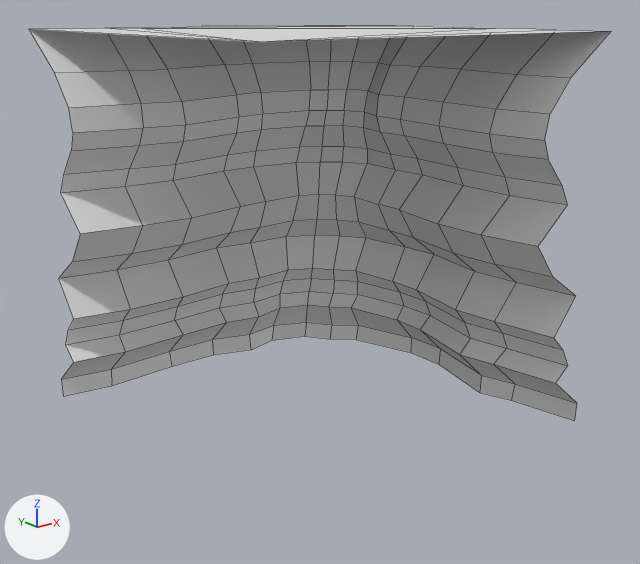
A saved change to the FBX model Assets/Models/TileSets/Tileset 2/corner2.fbx.
Rendered twice from a 50 mm lens placed at (-1.378, -1.756, 0.56), pointed at (-0.008, -0.043, -0.125). Arrows for +X, +Y and +Z are at lower left; the lights stay in place. Mesh edges are drawn as thin lines. Where no turn or scale is listed for an object, it has been applied to the vertices.

The first picture shows 'corner2'.
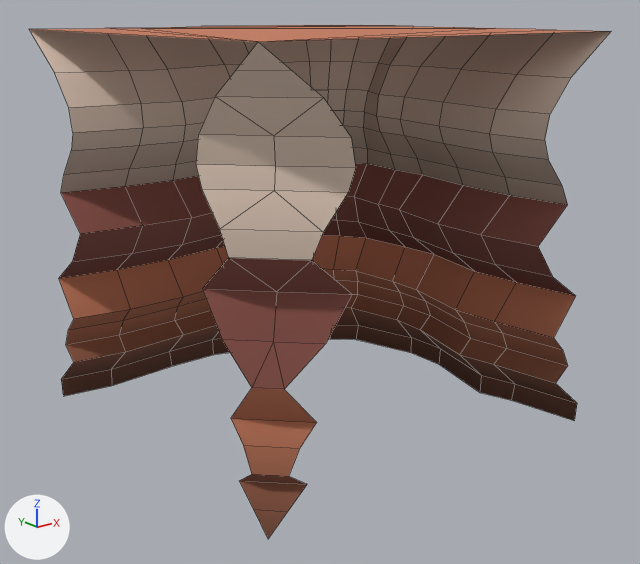
Diff of the bpy script that builds the scene:
```diff
--- a/Assets/Models/TileSets/Tileset 2/corner2.fbx.py
+++ b/Assets/Models/TileSets/Tileset 2/corner2.fbx.py
@@ img_palette_1_day_night_png @@
+img_palette_1_day_night_png = load_image('palette_1_day-night.png', '../../../Textures/palette_1_day-night.png', 128, 128, 'sRGB')
@@ mat_scene @@
+mat_scene = principled_material('Scene')
+mat_scene.texture = img_palette_1_day_night_png
+mat_scene.roughness = 1.0
@@ me_tilesmesa_042 @@
 # used by ob_corner2; location = (0.0, 0.0, 0.0)
-me_tilesmesa_042.from_pydata(...)  # 225 vertices, 208 faces; spans x -0.504..0.5, y -0.5..0.504, z -0.5..0.5
+me_tilesmesa_042.from_pydata(...)  # 262 vertices, 235 faces; spans x -0.504..0.5, y -0.5..0.504, z -0.5..0.5
+# me_tilesmesa_042 part 1: a new loose piece of 37 vertices spanning x -0.504..-0.287, y -0.5..-0.283, z -0.45..0.5, in mat_scene (picture img_palette_1_day_night_png)
+# me_tilesmesa_042 part 2: 208 faces spanning x -0.504..0.5, y -0.5..0.504, z -0.5..0.5 switch from mat_default_obj (white #e7e7e7) to mat_scene (picture img_palette_1_day_night_png)
```

Pixel boxes (x1, y1, x2, y2) of what changed, in the pictures (640 x 564 px):
'corner2', reshaped (30% taller): before (29, 25, 611, 421); after (29, 25, 611, 539)
part 1 of me_tilesmesa_042, added (beige): after (196, 42, 356, 539)
part 2 of me_tilesmesa_042, recoloured (grey to brown): (29, 25, 611, 421) in both
